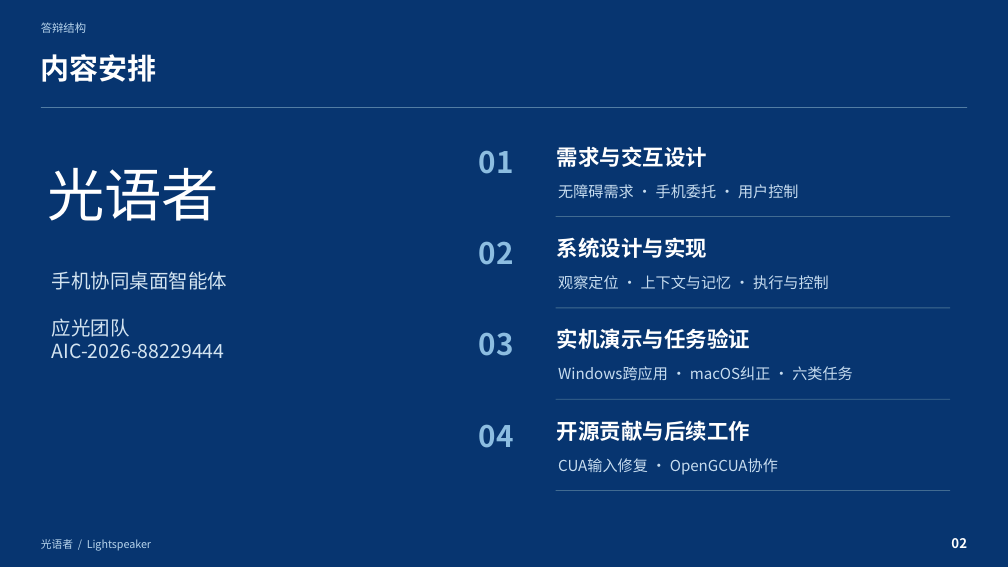
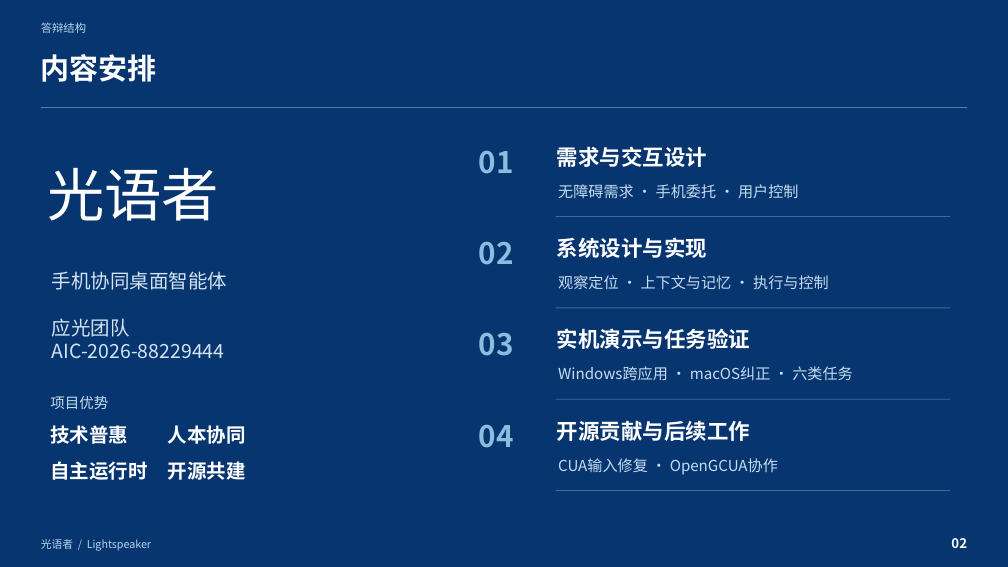
Before and after one commit to wszkxlllll/Computer-Harness, a slide deck: slide 2 of docs/submission/final/presentation.pptx. Drawn at 1008x567 pixels with LibreOffice and Linux fonts; fonts in the diff are those of the drawing. Boxes give left, top, right and bottom in pixels: in the first picture for what was removed or moved away, otherwise in the second. Text is boxed around its words. In the diff, an @@ line names an element or a change of style, - is before the commit and + after.

Commit message:
docs: 精修四项核心优势的报告与演示表达
在作品概述和创新性章节归纳技术普惠、人本协同、自主运行时、开源共建。
保留PPT原目录与跳转，在左侧空白区增加优势摘要；强化Computer-use专用运行时定位。
同步PDF与文件指纹，正文仍为15页，视频和任务证据保持不变。

```diff
--- a/docs/submission/final/presentation.pptx
+++ b/docs/submission/final/presentation.pptx
@@ text added at (50, 396, 108, 409), 17.2 pt, text #C6DCEF @@
+项目优势
@@ text added at (50, 425, 246, 444), 23.2 pt, text #FFFFFF, bold @@
+技术普惠 人本协同
@@ text added at (50, 461, 246, 480), 23.2 pt, text #FFFFFF, bold @@
+自主运行时 开源共建
```
Also in this commit, not shown: 2 other slides changed, 4 other files.
